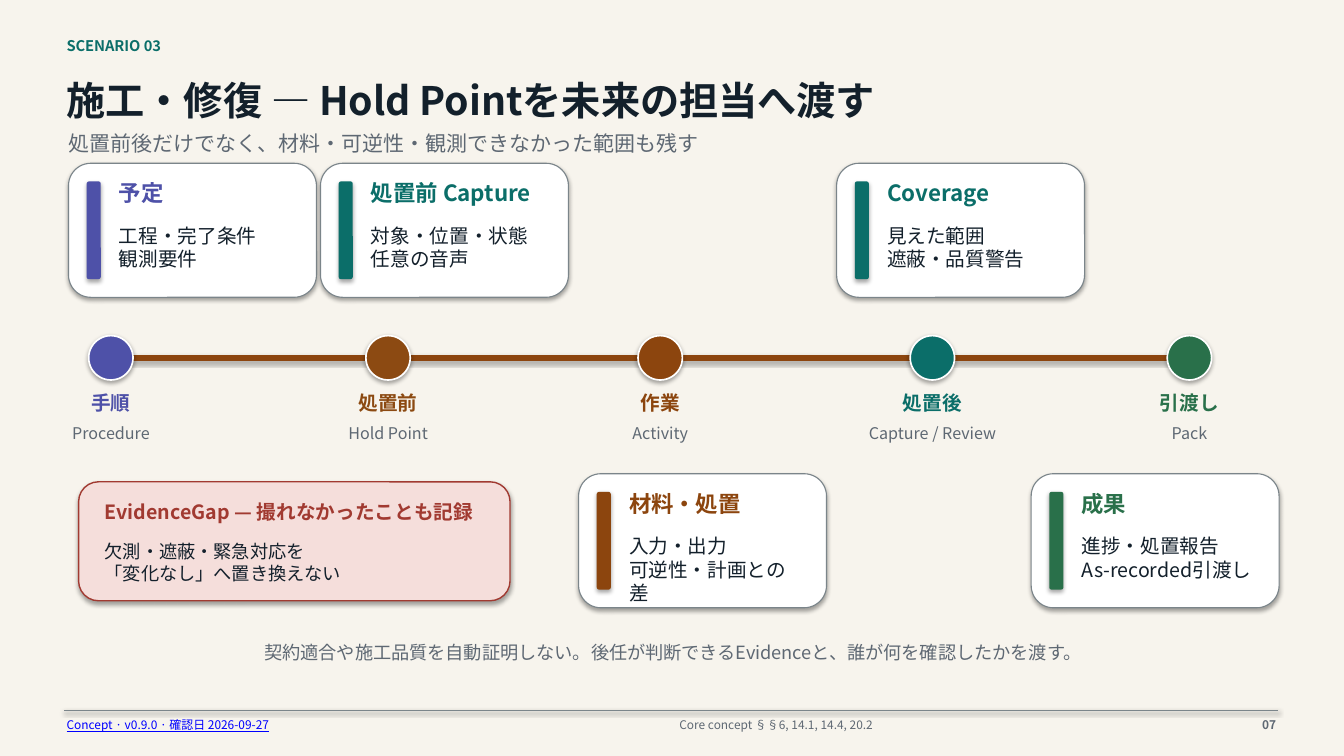
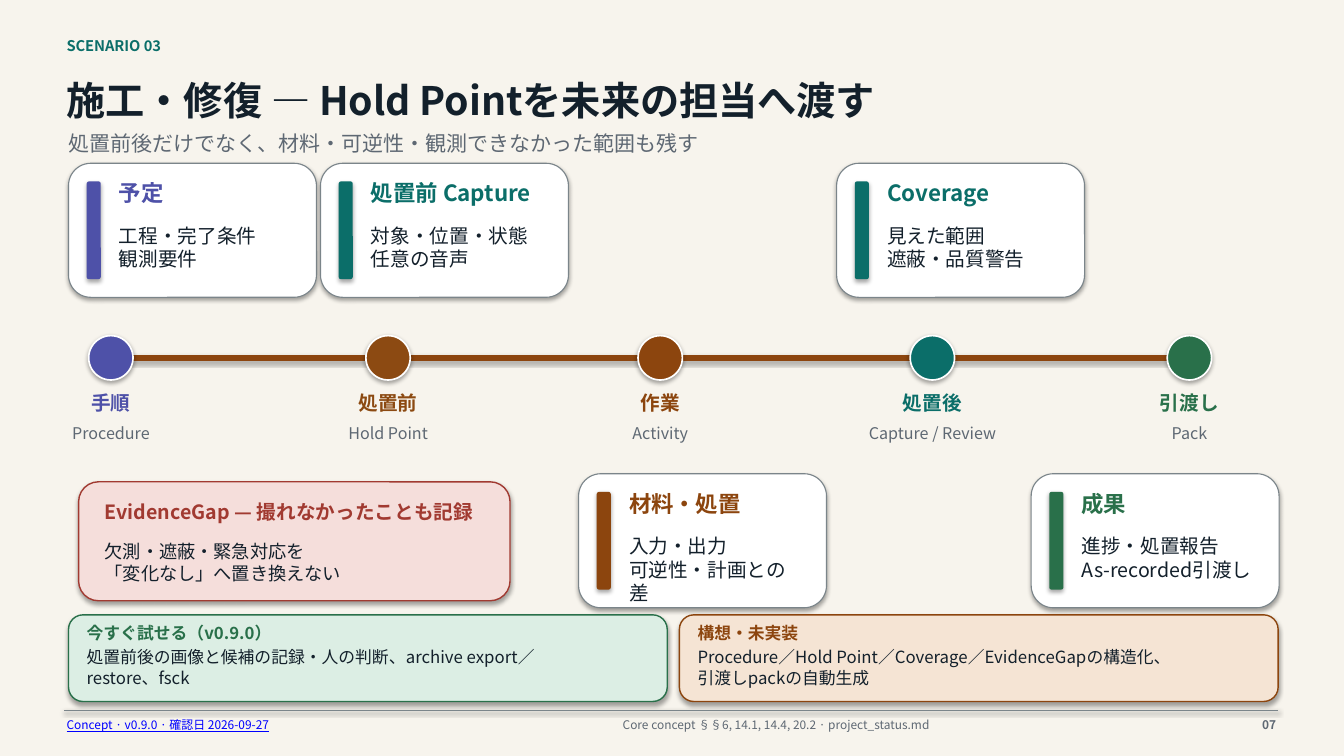
Before and after one commit to howlrs/synapsegit, a slide deck: slide 7 of docs/presentations/synapsegit_user_scenarios_ja.pptx. Drawn at 1344x756 pixels with LibreOffice and Linux fonts; fonts in the diff are those of the drawing. Boxes give left, top, right and bottom in pixels: in the first picture for what was removed or moved away, otherwise in the second. Text is boxed around its words. In the diff, an @@ line names an element or a change of style, - is before the commit and + after.

```diff
--- a/docs/presentations/synapsegit_user_scenarios_ja.pptx
+++ b/docs/presentations/synapsegit_user_scenarios_ja.pptx
@@ rounded rectangle added at [69, 615, 667, 702], fill #DCEEE4, outline #29704A 1 pt @@
@@ text added at [87, 624, 272, 641], 12 pt, text #29704A, bold @@
+今すぐ試せる（v0.9.0）
@@ rounded rectangle added at [680, 615, 1278, 702], fill #F5E4D4, outline #8C450E 1 pt @@
@@ text added at [698, 624, 799, 641], 12 pt, text #8C450E, bold @@
+構想・未実装
@@ text added at [87, 649, 535, 685], 12 pt, text #13202B @@
+処置前後の画像と候補の記録・人の判断、archive export／
+restore、fsck
@@ text removed at [264, 643, 1081, 661] @@
-契約適合や施工品質を自動証明しない。後任が判断できるEvidenceと、誰が何を確認したかを渡す。
@@ text added at [698, 649, 1170, 688], 12 pt, text #13202B @@
+Procedure／Hold Point／Coverage／EvidenceGapの構造化、
+引渡しpackの自動生成
@@ text at [623, 719, 929, 732]: text changed @@
-Core concept §§6, 14.1, 14.4, 20.2
+Core concept §§6, 14.1, 14.4, 20.2 · project_status.md
```
Also in this commit, not shown: 8 other slides changed, 2 other files.
